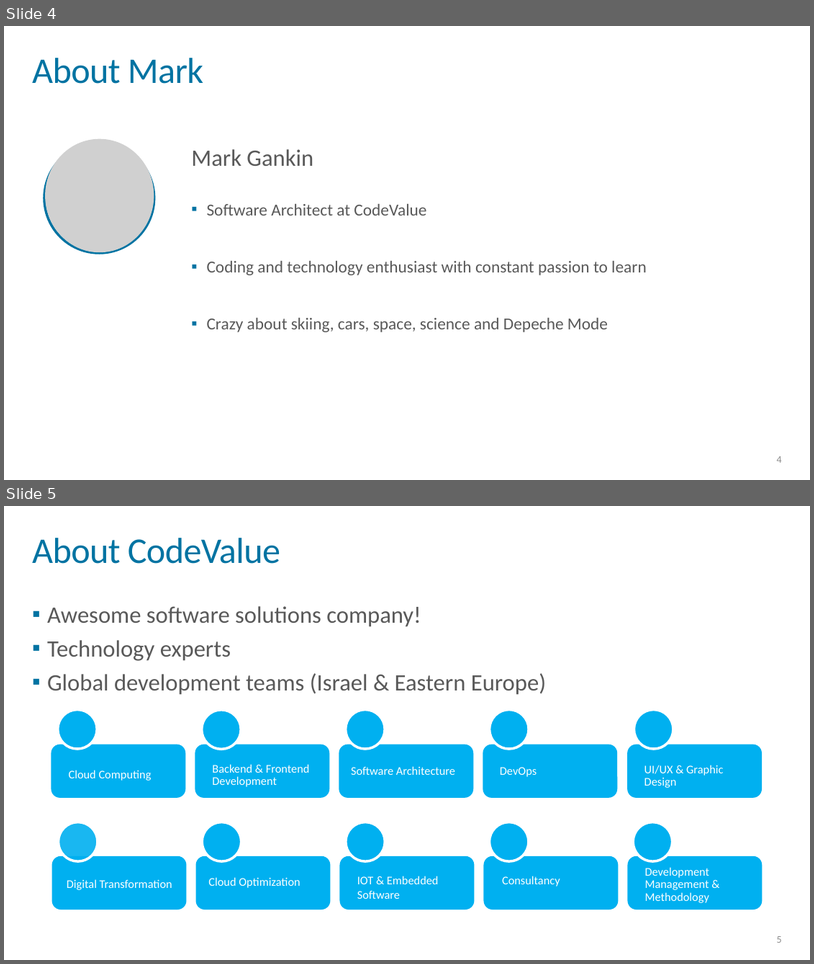
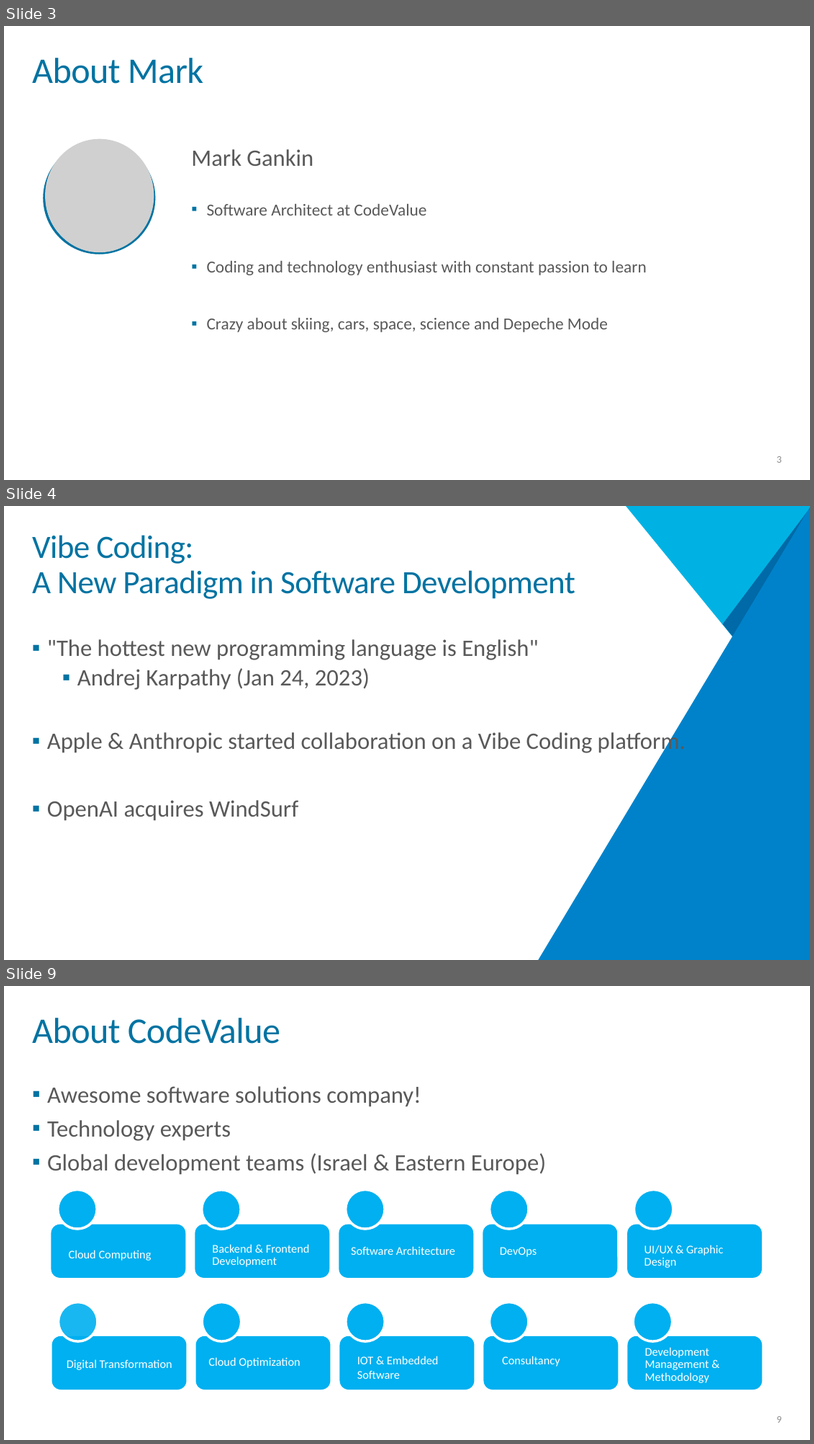
Before and after one commit to MarkG/architecture-next-2025, a slide deck: presentation/Vibe Coding.pptx. Shown one above the other, each under a label of ours: slides 4 and 5 before the commit, slides 3, 4 and 9 after it; the slides between them are not shown. The pictures are 814x964 and 814x1444 pixels, drawn with LibreOffice and Linux fonts; fonts in the diff are those of the drawing; grey boxes stand for pictures; background and template pictures are left out. Boxes give left, top, right and bottom in pixels: in the first picture for what was removed or moved away, otherwise in the second. Text is boxed around its words. In the diff, an @@ line names an element or a change of style, - is before the commit and + after.

```diff
--- a/presentation/Vibe Coding.pptx
+++ b/presentation/Vibe Coding.pptx
@@ slide 4 added at [4, 506, 810, 960], background #FFFFFF @@
@@ right triangle added at [537, 507, 810, 960], fill #0082CA @@
@@ right triangle added at [627, 506, 810, 731], fill #00B2E3 @@
@@ freeform shape added at [723, 508, 810, 637], fill #0069A7 @@
@@ title added at [32, 535, 576, 599], 38.7 pt, text #0073A2 @@
+Vibe Coding:
+A New Paradigm in Software Development
@@ text added at [47, 639, 686, 821], 28 pt, text #595959 @@
+▪ "The hottest new programming language is English"
+  ▪ Andrej Karpathy (Jan 24, 2023)
+▪ Apple & Anthropic started collaboration on a Vibe Coding platform.
+▪ OpenAI acquires WindSurf
@@ rectangle added at [274, 847, 521, 952], fill #FFFFFF @@
@@ what was slide 4 is now slide 3 @@
@@ page number at [777, 456, 782, 462]: text changed @@
-4
+3
@@ what was slide 5 is now slide 9 @@
```
Also in this commit, not shown: 1 slide changed, 4 other slides added, 2 slides removed, 3 other files.
